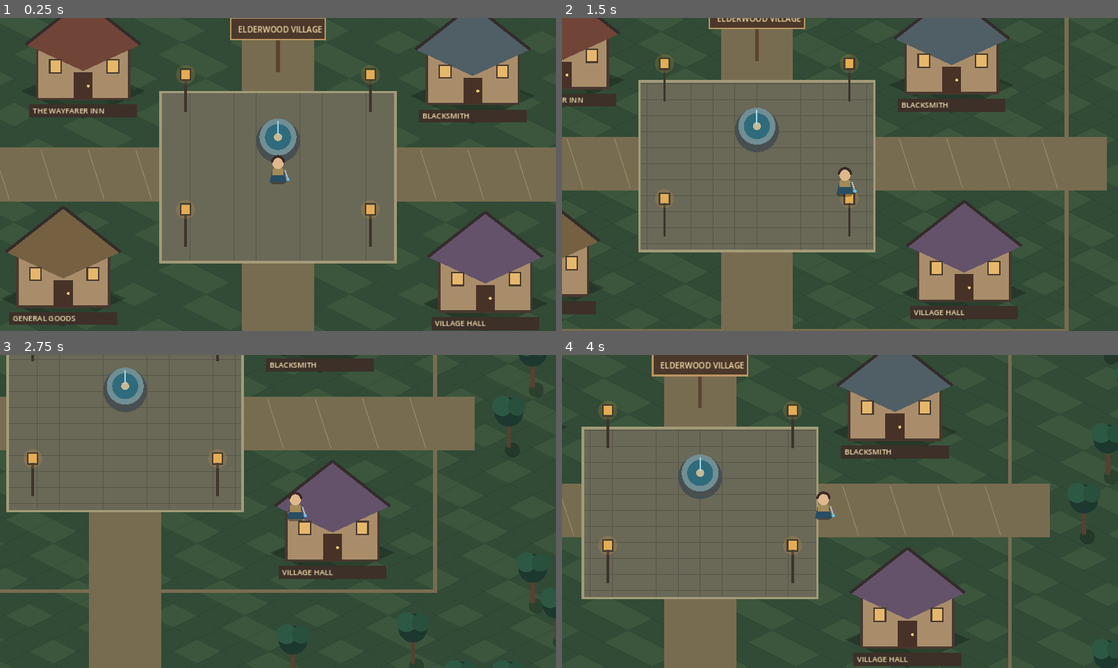
Above: before the commit, frames 1-4 (two rows, left to right).
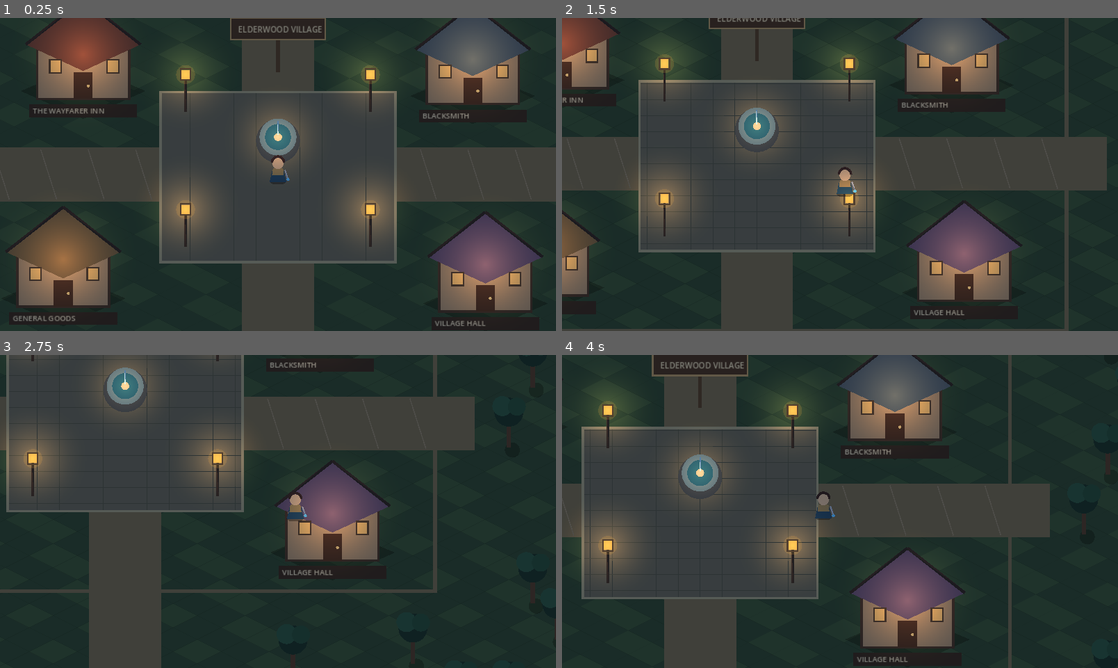
Above: after the commit, the same moments.

Repository: bhubler/elderwood-frontier-pc
Game: Godot game, scene res://scenes/world.tscn
Same seed, same stepped clock (60 frames per second), same inputs: the game is played once before the commit and once after it.
Inputs:
- Up to frame 1 (0.25 s): no input
- Up to frame 2 (1.5 s): tap Enter at 0.5 s; hold D 0.53-1.28 s; hold S from 1.28 s (still down)
- Up to frame 3 (2.75 s): release S at 2.03 s; hold D from 2.03 s (still down)
- Up to frame 4 (4 s): release D at 2.78 s; hold W 2.78-3.53 s; hold A from 3.53 s (still down)

The runs differ from the first frame. In frame 1, 81% of the frame differs, in the area x 0-100%, y 0-100%; in frame 2, 85%; in frame 3, 92%; in frame 4, 86%.

Commit message:
Attach separate village dusk lighting system

Diff:
--- a/scenes/world.tscn
+++ b/scenes/world.tscn
@@ -1,10 +1,15 @@
-[gd_scene load_steps=3 format=3]
+[gd_scene load_steps=4 format=3]
 
 [ext_resource type="Script" path="res://scripts/world.gd" id="1"]
 [ext_resource type="PackedScene" path="res://scenes/player.tscn" id="2"]
 
+[ext_resource type="Script" path="res://scripts/village_lighting.gd" id="3"]
+
 [node name="World" type="Node2D"]
 script = ExtResource("1")
 
+[node name="VillageLighting" type="Node2D" parent="."]
+script = ExtResource("3")
+
 [node name="Player" parent="." instance=ExtResource("2")]
 position = Vector2(0, 0)
